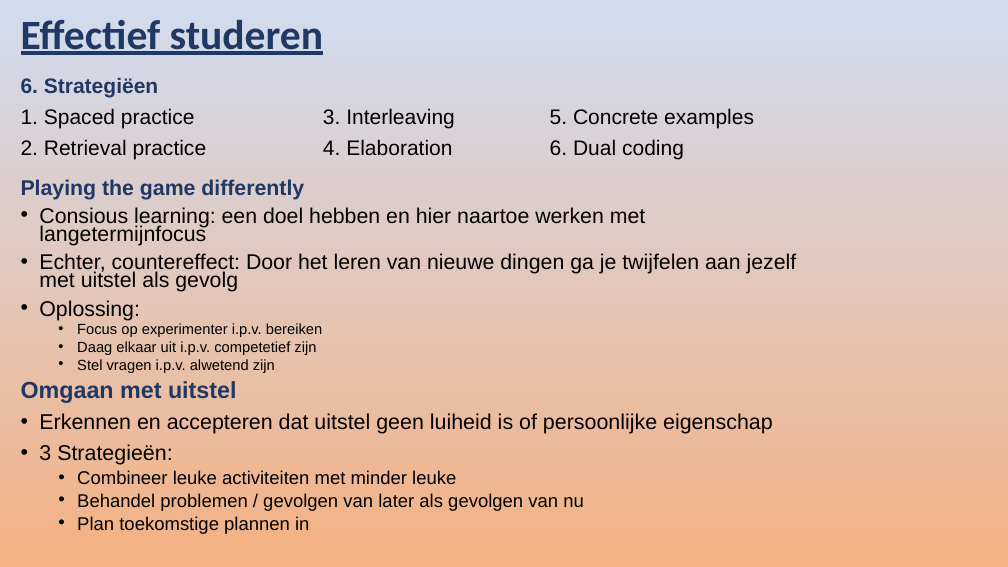
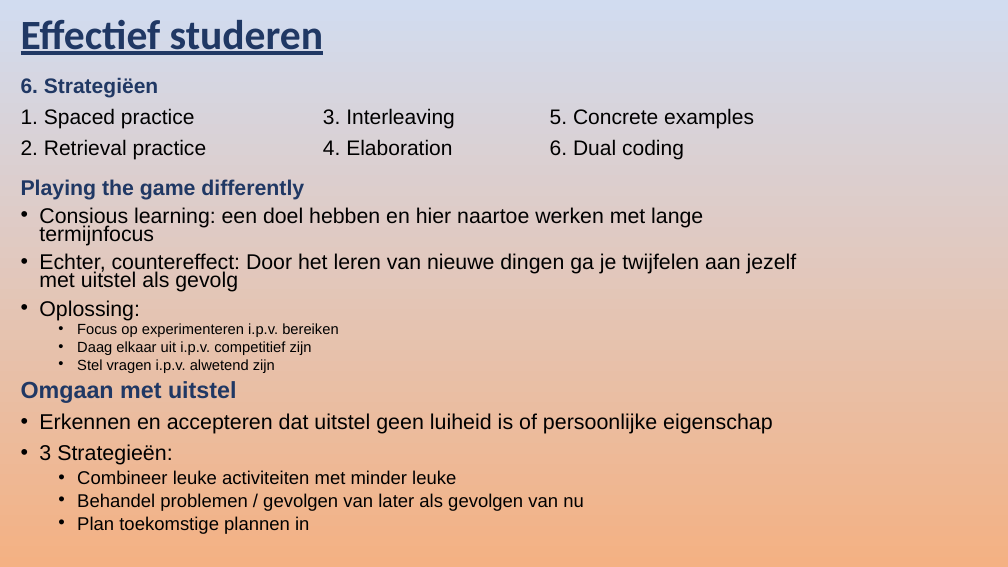
Before and after one commit to tristangraaff/TG-Tester-Track, a slide deck: slide 3 of soft_skills/Studeren_presentatie.pptx. Drawn at 1008x567 pixels with LibreOffice and Linux fonts; fonts in the diff are those of the drawing. Boxes give left, top, right and bottom in pixels: in the first picture for what was removed or moved away, otherwise in the second. Text is boxed around its words. In the diff, an @@ line names an element or a change of style, - is before the commit and + after.

```diff
--- a/soft_skills/Studeren_presentatie.pptx
+++ b/soft_skills/Studeren_presentatie.pptx
@@ text at bbox=[39, 207, 703, 246]: spaces changed @@
-• Consious learning: een doel hebben en hier naartoe werken met langetermijnfocus
+• Consious learning: een doel hebben en hier naartoe werken met lange termijnfocus
@@ text at bbox=[77, 323, 338, 355]: text changed @@
-  • Focus op experimenter i.p.v. bereiken
-  • Daag elkaar uit i.p.v. competetief zijn
+  • Focus op experimenteren i.p.v. bereiken
+  • Daag elkaar uit i.p.v. competitief zijn
```
Also in this commit, not shown: 2 other slides changed, 11 other files.
